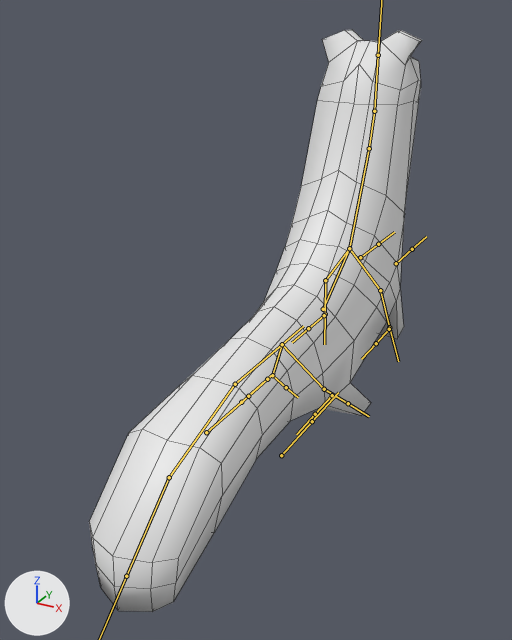
Two versions of the FBX model Assets/Characters/ferret.fbx, one commit apart.
Rendered twice from a 50 mm lens placed at (7.03, -19.49, 10.28), pointed at (-0.42, -5.93, 3.51). Arrows for +X, +Y and +Z are at lower left; the lights stay in place. The bones that bend it are drawn over the model as lines. Mesh edges are drawn as thin lines.

Objects in the first picture: 'Character'.
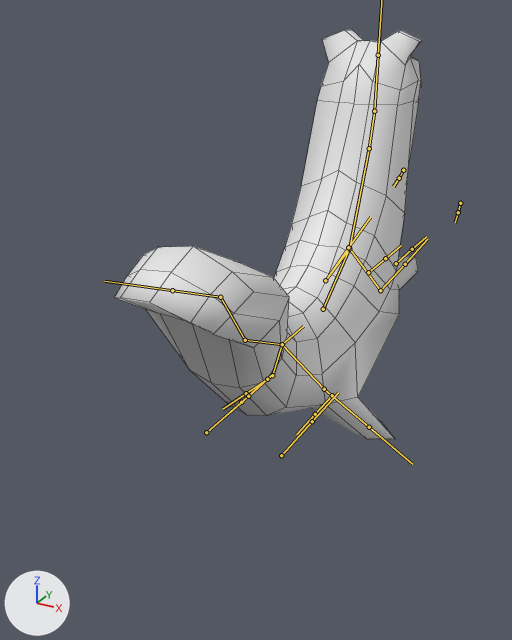
The newer file adds an action. The first version stands in its rest pose; the second is drawn at frame 1 of the action 'Celebrate'.

Boxes (x1, y1, x2, y2) around the edits, measured in the pictures (512 x 640 px):
'Character', posed (7% narrower, 30% shorter)
    before: (89, 30, 422, 612)
    after: (114, 30, 422, 439)
bone 'Arm.R', root to tip
    before: (380, 290) to (389, 327)
    after: (380, 290) to (405, 264)
bone 'Arm.L', root to tip
    before: (325, 280) to (325, 314)
    after: (325, 280) to (348, 247)
bone 'Tail1', root to tip
    before: (282, 344) to (235, 384)
    after: (282, 344) to (245, 340)
bone 'Tail2', root to tip
    before: (235, 384) to (169, 477)
    after: (245, 340) to (220, 297)
bone 'Tail3', root to tip
    before: (169, 477) to (126, 576)
    after: (220, 297) to (172, 290)
bone 'Leg.R', root to tip
    before: (324, 389) to (348, 403)
    after: (324, 389) to (369, 427)
bone 'Leg.L', root to tip
    before: (272, 375) to (286, 387)
    after: (272, 375) to (246, 393)

Patch to the scene script:
```diff
--- a/Assets/Characters/ferret.fbx.py
+++ b/Assets/Characters/ferret.fbx.py
@@ bone_arm_r @@
 bone_arm_r = bpy.data.objects['Armature'].pose.bones['Arm.R']  # child of 'Shoulder.R'
-bone_arm_r.rotation_quaternion = (1.0, 0.0, 0.0, 0.0)  # degrees (0, 0, 0)
+bone_arm_r.rotation_quaternion = (0.741, -0.398, 0.033, -0.539)  # degrees (-43, -22, -63)
@@ bone_arm_l @@
 bone_arm_l = bpy.data.objects['Armature'].pose.bones['Arm.L']  # child of 'Shoulder.L'
-bone_arm_l.rotation_quaternion = (1.0, 0.0, 0.0, 0.0)  # degrees (0, 0, 0)
+bone_arm_l.rotation_quaternion = (0.598, -0.562, 0.28, 0.498)  # degrees (-62, 63, 39)
@@ bone_tail1 @@
 bone_tail1 = bpy.data.objects['Armature'].pose.bones['Tail1']  # child of 'Spine4'
-bone_tail1.rotation_quaternion = (1.0, 0.0, 0.0, 0.0)  # degrees (0, 0, 0)
+bone_tail1.rotation_quaternion = (0.974, 0.224, 0.006, 0.029)  # degrees (26, 0, 3)
@@ bone_tail2 @@
 bone_tail2 = bpy.data.objects['Armature'].pose.bones['Tail2']  # child of 'Tail1'
-bone_tail2.rotation_quaternion = (1.0, 0.0, 0.0, 0.0)  # degrees (0, 0, 0)
+bone_tail2.rotation_quaternion = (0.949, 0.299, -0.063, 0.075)  # degrees (34, -9, 6)
@@ bone_tail3 @@
 bone_tail3 = bpy.data.objects['Armature'].pose.bones['Tail3']  # child of 'Tail2'
-bone_tail3.rotation_quaternion = (1.0, 0.0, 0.0, 0.0)  # degrees (0, 0, 0)
+bone_tail3.rotation_quaternion = (0.999, 0.028, -0.005, -0.043)  # degrees (3, 0, -5)
@@ bone_leg_r @@
 bone_leg_r = bpy.data.objects['Armature'].pose.bones['Leg.R']  # child of 'Flank.R'
-bone_leg_r.rotation_quaternion = (1.0, 0.0, 0.0, 0.0)  # degrees (0, 0, 0)
+bone_leg_r.rotation_quaternion = (0.9, 0.345, 0.244, 0.102)  # degrees (46, 22, 22)
@@ bone_leg_l @@
 bone_leg_l = bpy.data.objects['Armature'].pose.bones['Leg.L']  # child of 'Flank.L'
-bone_leg_l.rotation_quaternion = (1.0, 0.0, 0.0, 0.0)  # degrees (0, 0, 0)
+bone_leg_l.rotation_quaternion = (0.9, 0.345, -0.244, -0.102)  # degrees (46, -22, -22)
```
